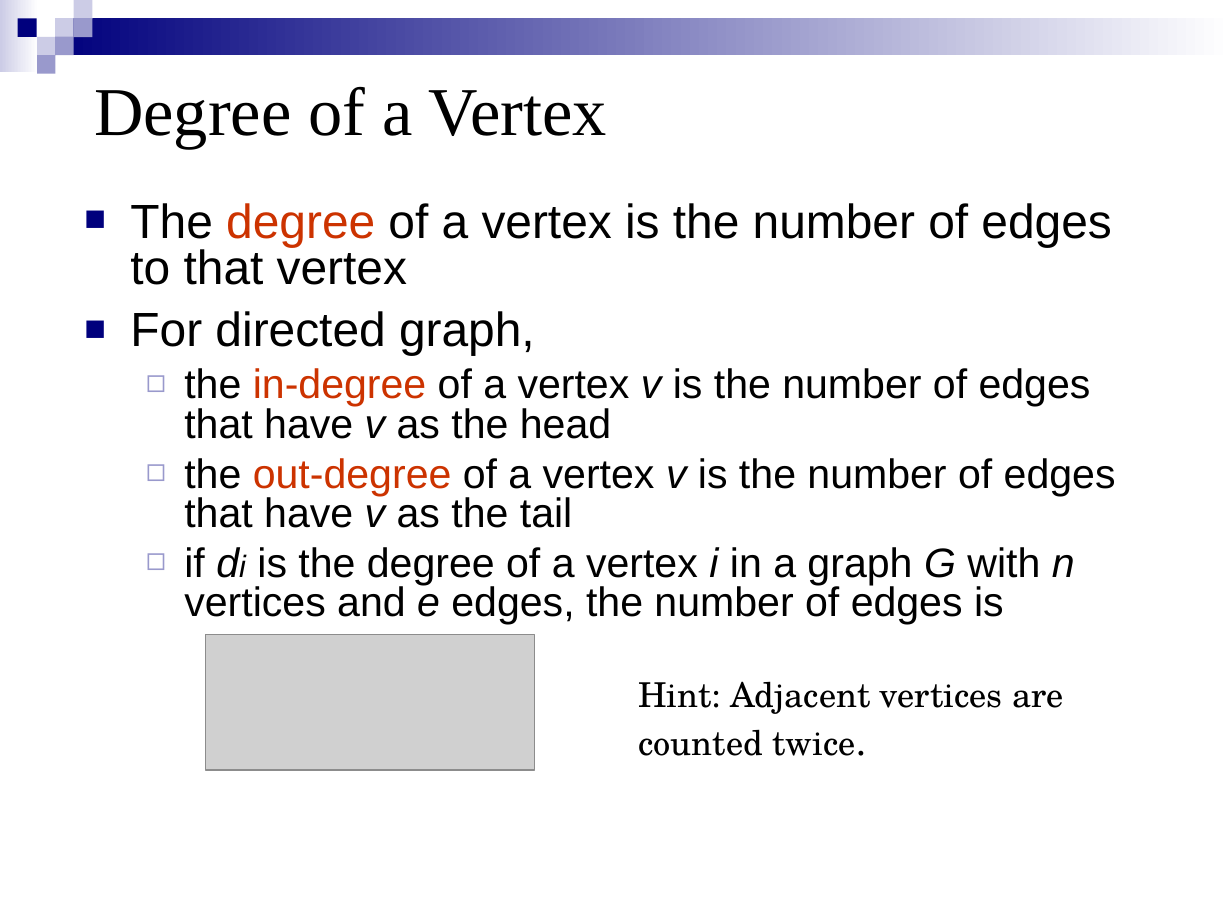
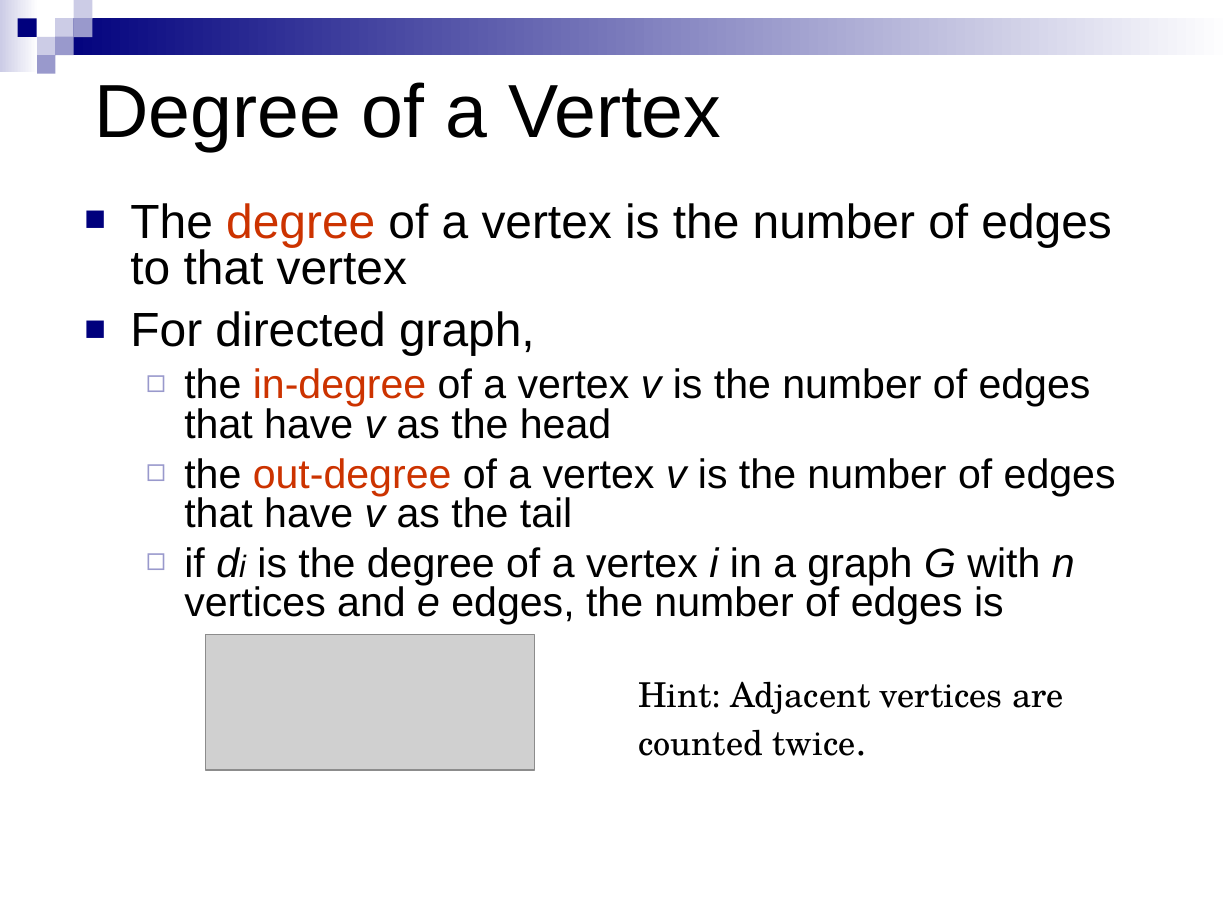
Before and after one commit to HengFan2010/hengfan2010.github.io, a slide deck: slide 8 of teaching/21F-3110/slides/3110-lecture 12-Graph I.ppt. Drawn at 1232x924 pixels with LibreOffice and Linux fonts; fonts in the diff are those of the drawing; grey boxes stand for pictures. Boxes give left, top, right and bottom in pixels: in the first picture for what was removed or moved away, otherwise in the second. Text is boxed around its words. In the diff, an @@ line names an element or a change of style, - is before the commit and + after.

```diff
--- a/teaching/21F-3110/slides/3110-lecture 12-Graph I.ppt
+++ b/teaching/21F-3110/slides/3110-lecture 12-Graph I.ppt
@@ text "Degree of a Vertex" at (94, 82, 721, 152): size 40 to 44 pt, font Times New Roman to Arial @@
```
Also in this commit, not shown: 7 other slides changed, 4 slides added, 1 other file.
